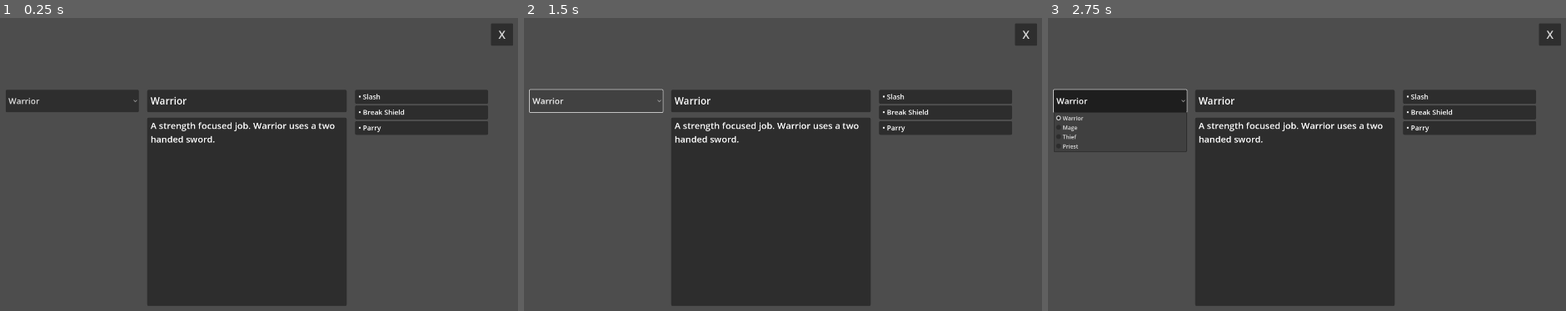
Above: before the commit, frames 1-3 (left to right).
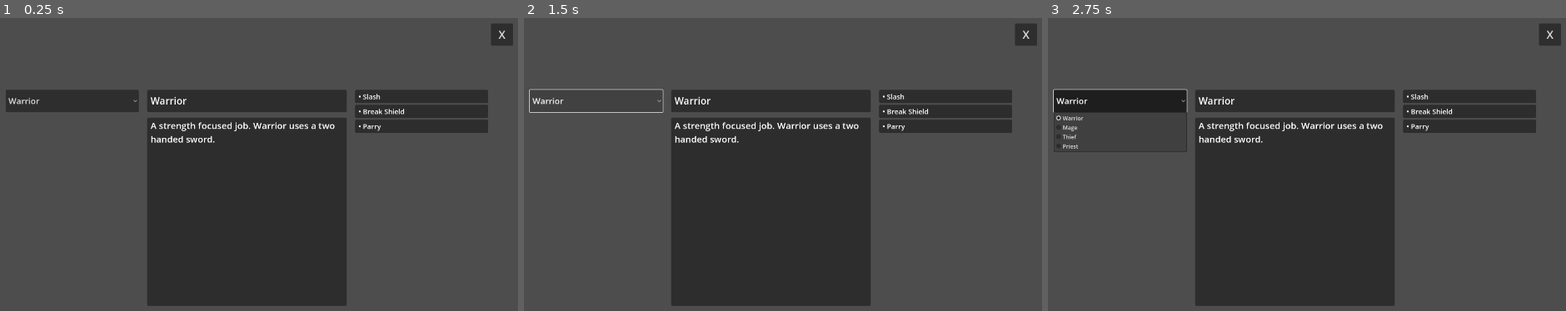
Above: after the commit, the same moments.

Repository: Nexilios/RPGClassSelection-CSV
Game: Godot game, scene res://scenes/class_selection.tscn
The game is run twice, just before and just after one commit, with the same random seed, the same clock (stepped at 60 frames per second) and the same inputs.
Inputs:
- Up to frame 1 (0.25 s): no input
- Up to frame 2 (1.5 s): click "Warrior" at 0.5 s; click "Warrior" at 1.25 s
- Up to frame 3 (2.75 s): click "Warrior" at 2 s

The runs differ from the first frame. In frame 1, 0.7% of the frame differs, in the area x 68-95%, y 28-40%; in frame 2, 0.7%; in frame 3, 0.7%.

Commit message:
Removed redundant ID in Dictionary

Diff:
--- a/scripts/class_selection.gd
+++ b/scripts/class_selection.gd
@@ -63,7 +63,6 @@
 		var skill_label = Label.new()
 		skill_label.label_settings = LabelSettings.new()
 		skill_label.label_settings.font_size = 20
-		skill_label.custom_minimum_size.y = 40
 		skill_label.add_theme_stylebox_override("normal", label_theme)
 		skill_label.text = "• " + skill
 		skills_container.add_child(skill_label)
--- a/scripts/csv_converter.gd
+++ b/scripts/csv_converter.gd
@@ -1,10 +1,10 @@
-## Converts CSV file contents to a Dictionary where each key is a unique identifier.
+## Converts CSV file contents to a Dictionary
 class_name CSVConverter extends RefCounted
 
-## Parameters:[br]
-## - file_path: String path to the CSV file[br]
-## - id_column: String name of the column to use as Dictionary keys (default: first column)[br]
-## Returns: Dictionary where keys are from id_column and values are row dictionaries.
+## Converts CSV file contents into usable Dictionary for Godot.[br]
+## The CSV contents structure must be the same as provided in the test PDF file.[br]
+## [b]ID,JOBNAME,DESCRIPTION,SKILLS[/b][br]
+## [b]int,string,string,string;[/b]
 func csv_to_dict(file_path: String) -> Dictionary:
 	var result_dict = {}
 	var file = FileAccess.open(file_path, FileAccess.READ)
@@ -24,8 +24,11 @@
 
 		var row_dict = {}
 
-		# Create dictionary using headers as keys
-		for i in range(min(headers.size(), values.size())):
+		# Get the ID first
+		var id = int(values[0])
+
+		# Create dictionary using headers as keys, skip ID column
+		for i in range(1, min(headers.size(), values.size())):
 			# Special handling for SKILLS column
 			if headers[i] == "SKILLS":
 				# Split skills by semicolon and clean up the array
@@ -34,19 +37,9 @@
 				skills = skills.filter(func(x): return not x.is_empty())
 				row_dict[headers[i]] = skills
 			else:
-				row_dict[headers[i]] = _convert_value(values[i])
+				row_dict[headers[i]] = values[i]
 
-		# Use the ID as the dictionary key
-		var id_value = row_dict["ID"]
-		result_dict[id_value] = row_dict
+		# Store in result dictionary using ID as key
+		result_dict[id] = row_dict
 
 	return result_dict
-
-# Helper function to convert string values to appropriate types
-func _convert_value(value: String) -> Variant:
-	# Try converting to integer
-	if value.is_valid_int():
-		return value.to_int()
-
-	# Return as string for all other values
-	return value
